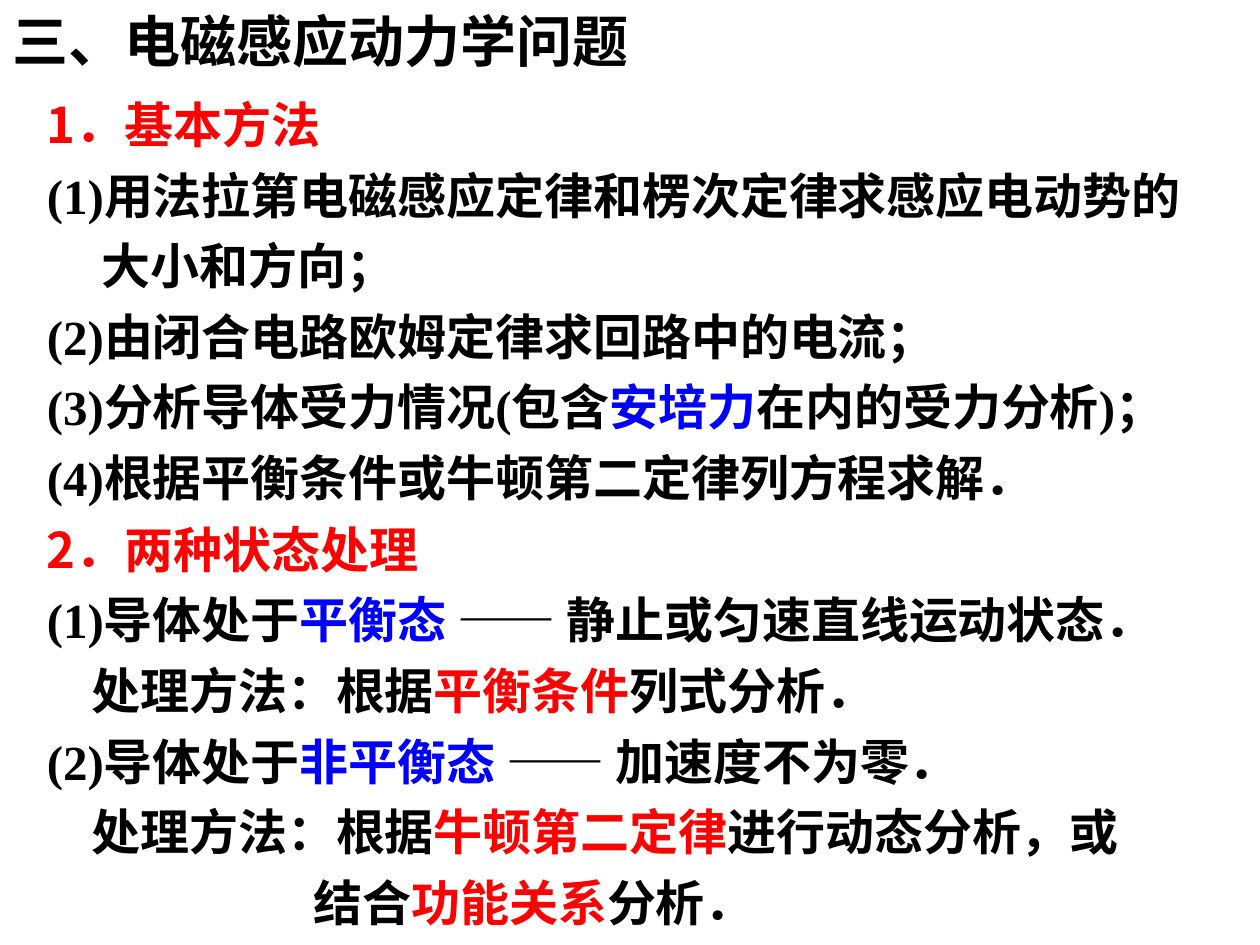
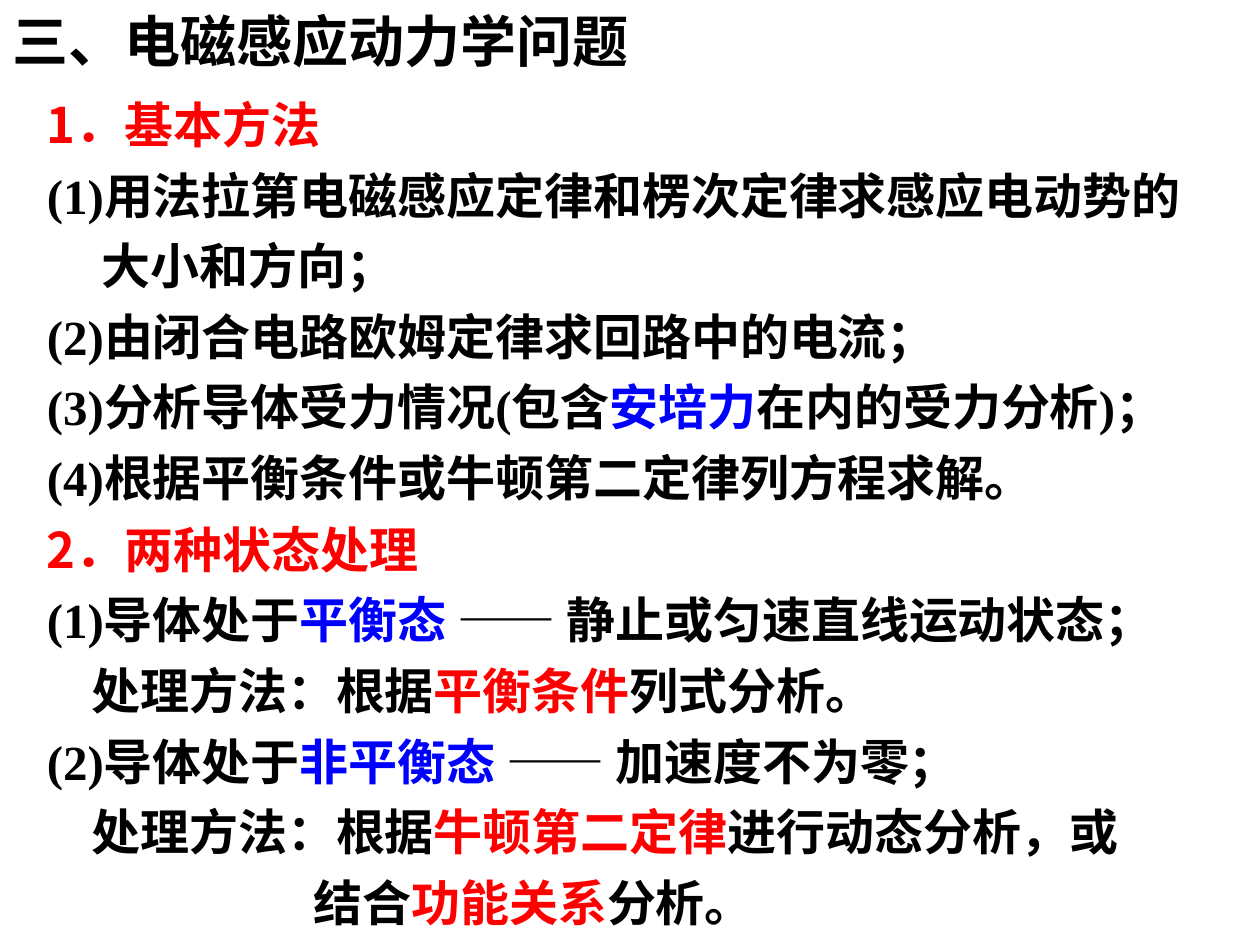
Before and after one commit to saddestboy/wuli2, a slide deck: slide 21 of 4.5A电磁感应问题的综合应用/习题课 电磁感应规律的综合应用.ppt (slide 19 before the commit). Drawn at 1260x945 pixels with LibreOffice and Linux fonts; fonts in the diff are those of the drawing. Boxes give left, top, right and bottom in pixels: in the first picture for what was removed or moved away, otherwise in the second. Text is boxed around its words. In the diff, an @@ line names an element or a change of style, - is before the commit and + after.

```diff
--- a/4.5A电磁感应问题的综合应用/习题课 电磁感应规律的综合应用.ppt
+++ b/4.5A电磁感应问题的综合应用/习题课 电磁感应规律的综合应用.ppt
@@ text at (47,458,1034,506): text changed @@
-(4)根据平衡条件或牛顿第二定律列方程求解．
+(4)根据平衡条件或牛顿第二定律列方程求解。
@@ text at (47,596,1154,789): text changed @@
-(1)导体处于平衡态 —— 静止或匀速直线运动状态．
-处理方法：根据平衡条件列式分析．
-(2)导体处于非平衡态 —— 加速度不为零．
+(1)导体处于平衡态 —— 静止或匀速直线运动状态；
+处理方法：根据平衡条件列式分析。
+(2)导体处于非平衡态 —— 加速度不为零；
@@ text at (313,879,753,926): text changed @@
-结合功能关系分析．
+结合功能关系分析。
```
Also in this commit, not shown: 17 other slides changed, 6 slides added, 9 slides removed.
